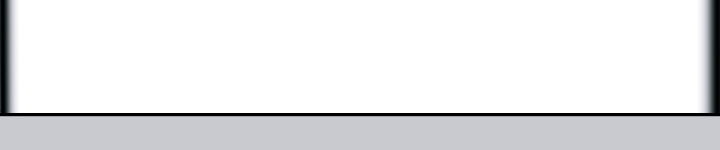
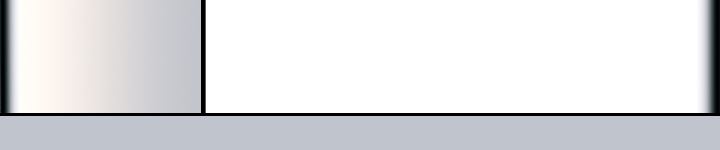
Before/after of a 720×150 layered artwork. What changed in the layer stack:
added layer "Shape 1" (1st of 2) above "Shape 2" over [left=201, top=0, right=206, bottom=113]
painted on "Shape 2" over [left=0, top=116, right=720, bottom=150]
painted on "Layer 2" over [left=20, top=0, right=206, bottom=113]
added layer "Layer 3" above "Shape 3" over [left=19, top=0, right=206, bottom=113]
